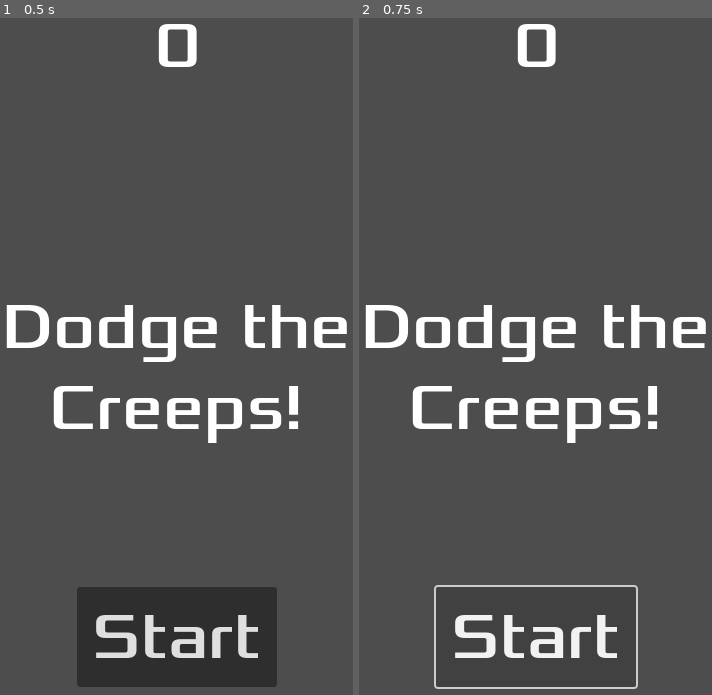
Above: before the commit, frames 1-2 (left to right).
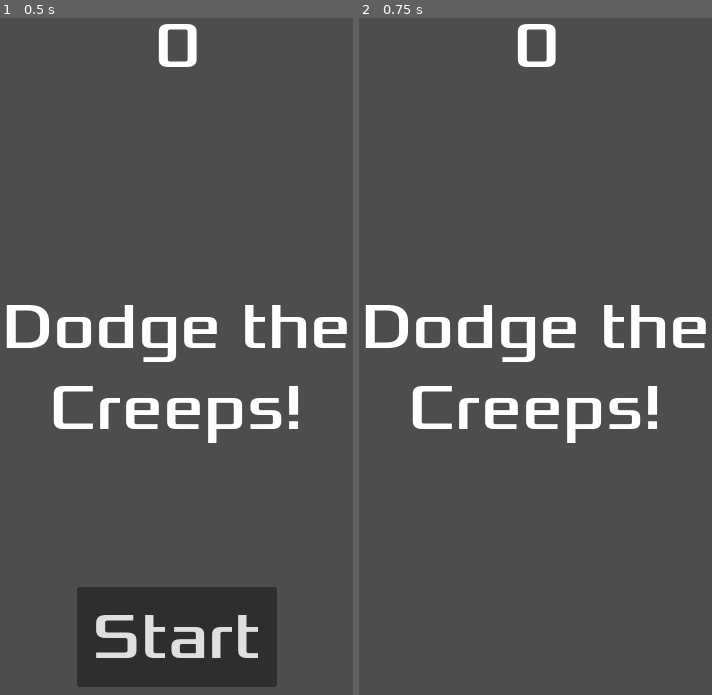
Above: after the commit, the same moments.

Repository: ProgrammingLogic/GoDotTutorial
Game: Godot game, scene res://hud.tscn
The game is run twice, just before and just after one commit, with the same random seed, the same clock (stepped at 60 frames per second) and the same inputs. This scene is started directly instead of the project's main scene.
Inputs:
- Up to frame 1 (0.5 s): no input
- Up to frame 2 (0.75 s): click "Start" at 0.5 s

Frame 1 is identical in both runs. In frame 2, 1.7% of the frame differs, in the area x 21-80%, y 83-100%.

Commit message:
Implement timer timeout and button pressed methods

Diff:
--- a/hud.gd
+++ b/hud.gd
@@ -38,8 +38,9 @@
 
 
 func _on_message_timer_timeout():
-	pass # Replace with function body.
+	$Message.hide()
 
 
 func _on_start_button_pressed():
-	pass # Replace with function body.
+	$StartButton.hide()
+	start_game.emit()
